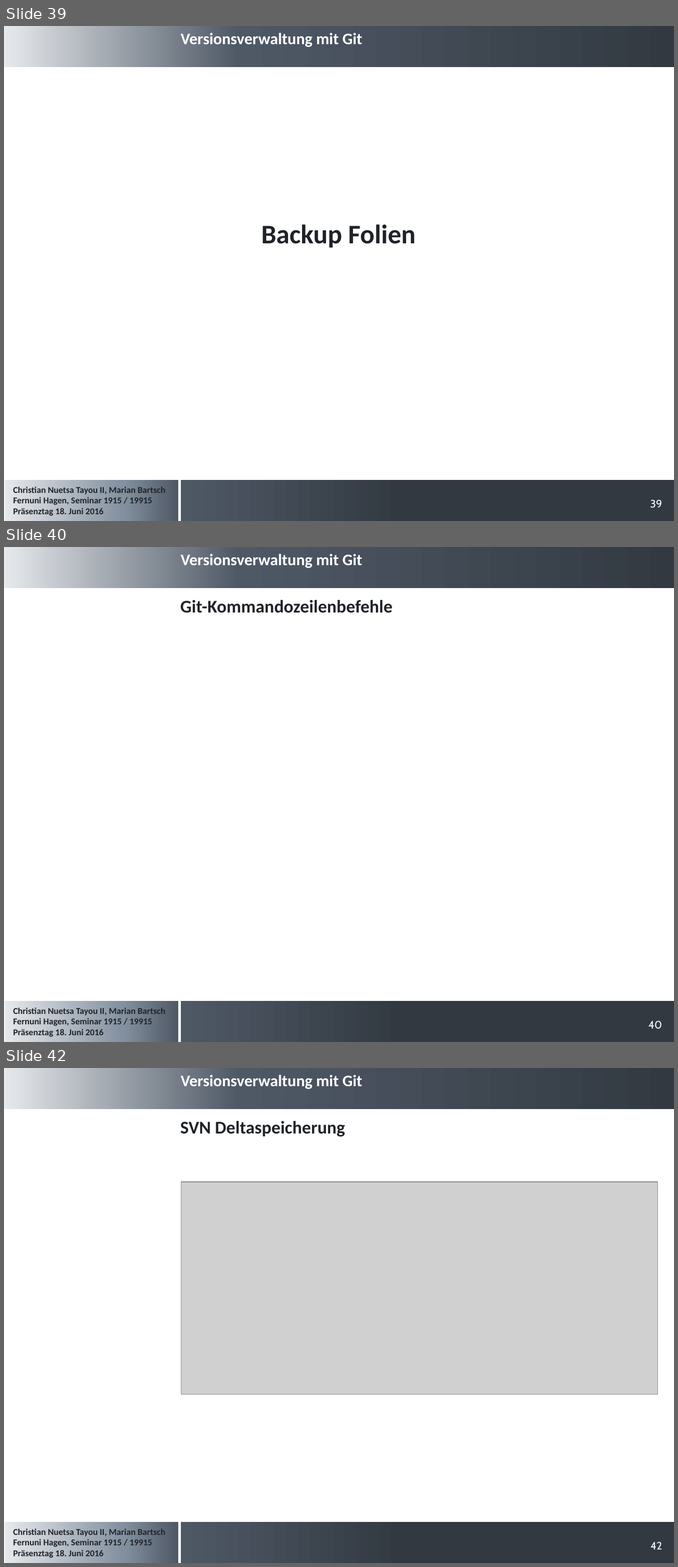
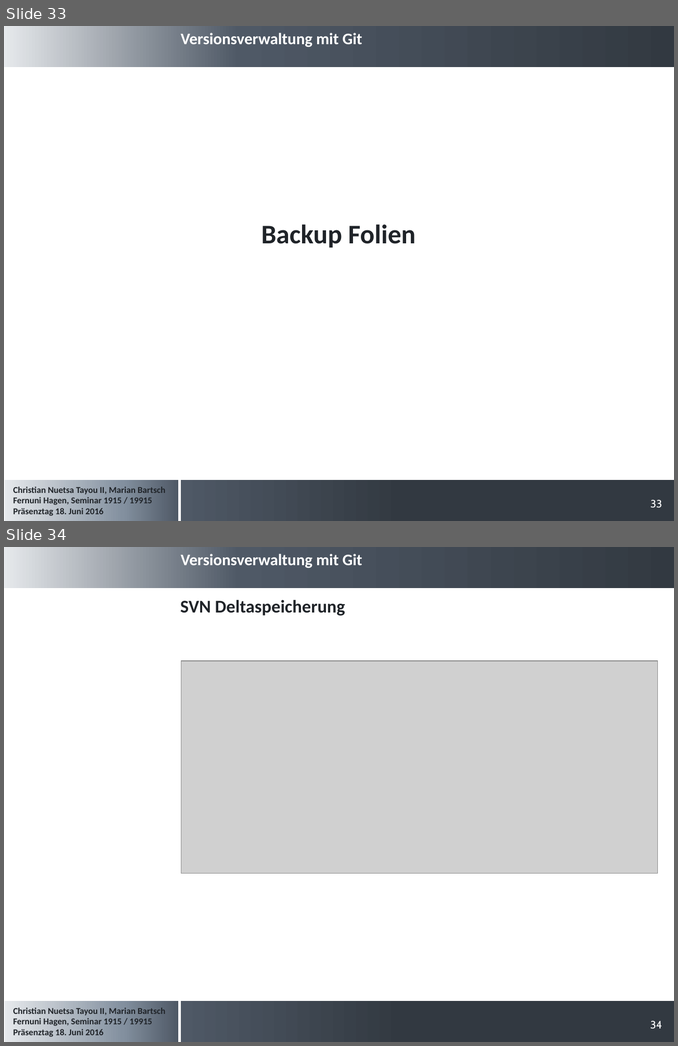
Before and after one commit to cristallin/git-project-seminar, a slide deck: Präsentation_Seminararbeit.pptx. Shown one above the other, each under a label of ours: slides 39, 40 and 42 before the commit, slides 33 and 34 after it; the slides between them are not shown. The pictures are 678x1567 and 678x1046 pixels, drawn with LibreOffice and Linux fonts; fonts in the diff are those of the drawing; grey boxes stand for pictures; background and template pictures are left out. Boxes give left, top, right and bottom in pixels: in the first picture for what was removed or moved away, otherwise in the second. Text is boxed around its words. In the diff, an @@ line names an element or a change of style, - is before the commit and + after.

```diff
--- a/Präsentation_Seminararbeit.pptx
+++ b/Präsentation_Seminararbeit.pptx
@@ slide 40 removed at (x1=4, y1=547, x2=674, y2=1042), background #FFFFFF; not listed: 5 template elements that a slide beside it also shows @@
@@ title removed at (x1=180, y1=600, x2=392, y2=613) @@
-Git-Kommandozeilenbefehle
@@ page number removed at (x1=648, y1=1021, x2=662, y2=1029) @@
-40
@@ what was slide 39 is now slide 33 @@
@@ page number at (x1=650, y1=500, x2=662, y2=508): text changed @@
-39
+33
@@ what was slide 42 is now slide 34 @@
@@ page number at (x1=650, y1=1021, x2=662, y2=1029): text changed @@
-42
+34
```
Also in this commit, not shown: 6 slides changed, 1 other slide removed.
